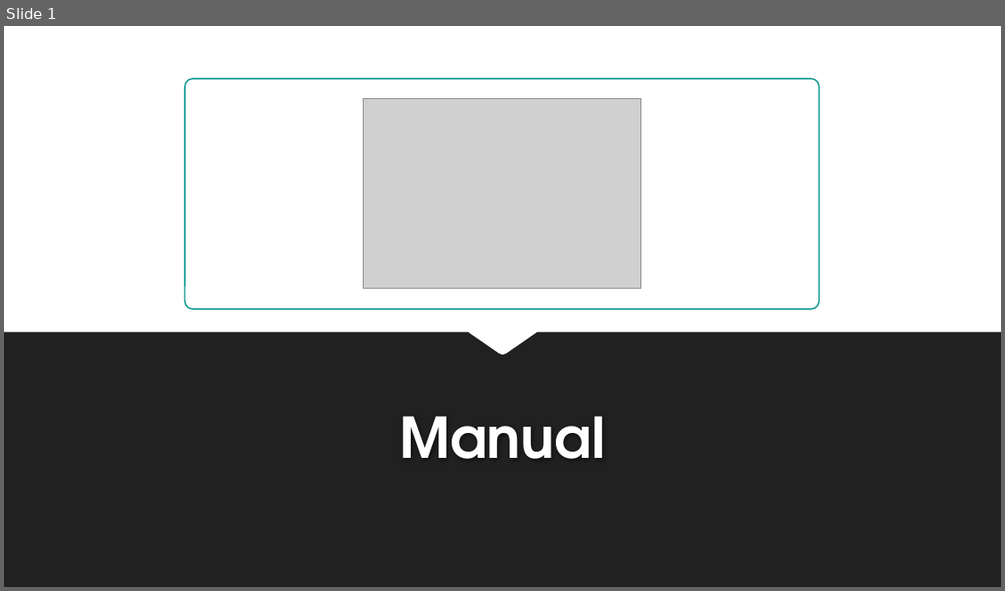
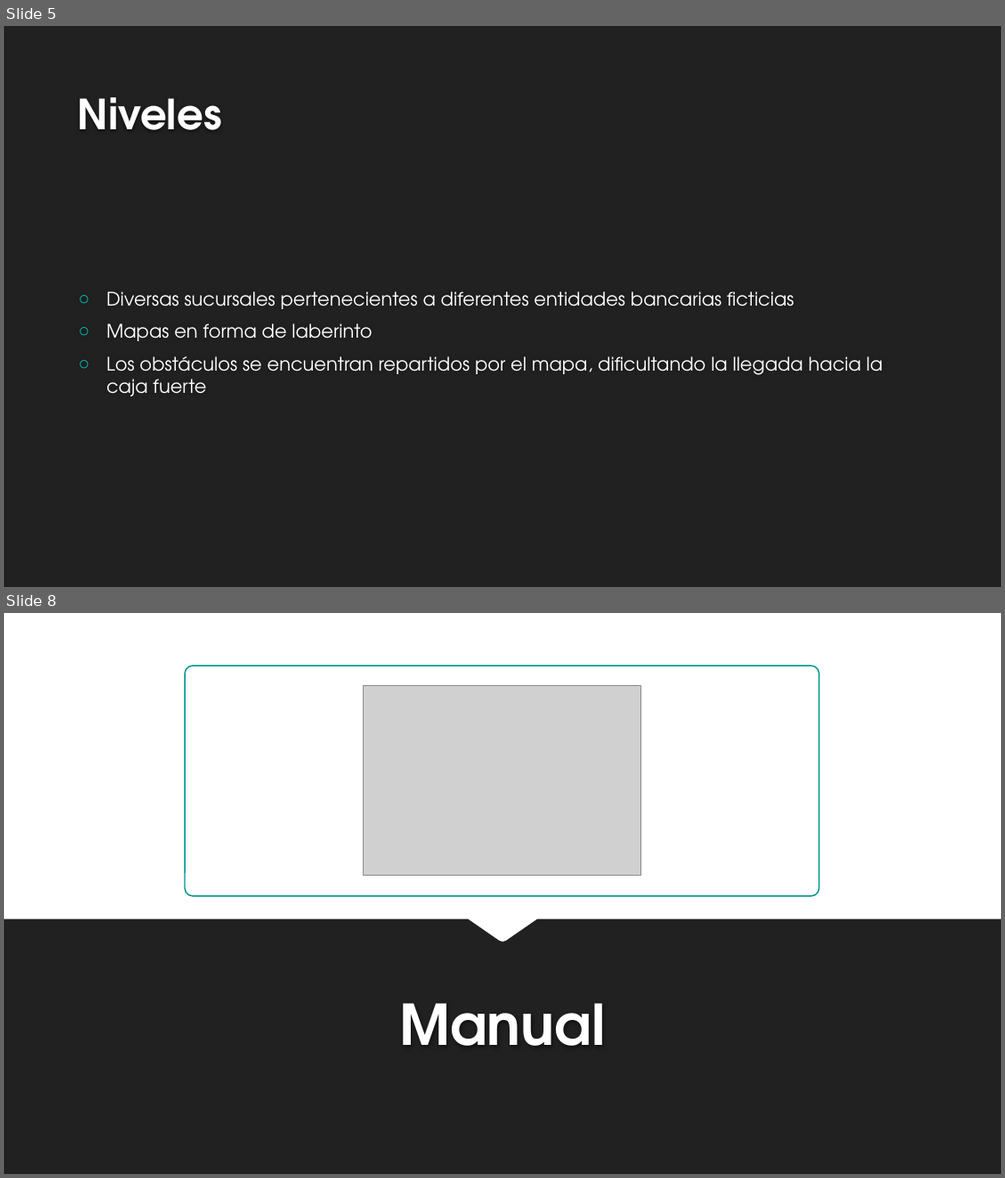
Before and after one commit to SickMyDuckInc/SickMyDuckInc.github.io, a slide deck: docs_balaclava/Presentacion.pptx. Shown one above the other, each under a label of ours: slide 1 before the commit, slides 5 and 8 after it; the slides between them are not shown. The pictures are 1005x591 and 1005x1178 pixels, drawn with LibreOffice and Linux fonts; fonts in the diff are those of the drawing; grey boxes stand for pictures; background and template pictures are left out. Boxes give left, top, right and bottom in pixels: in the first picture for what was removed or moved away, otherwise in the second. Text is boxed around its words. In the diff, an @@ line names an element or a change of style, - is before the commit and + after.

```diff
--- a/docs_balaclava/Presentacion.pptx
+++ b/docs_balaclava/Presentacion.pptx
@@ slide 5 added at bbox=[4, 26, 1001, 587], background #212121 @@
@@ title added at bbox=[78, 97, 222, 130], 40 pt, text #FEFEFE, bold @@
+Niveles
@@ text added at bbox=[106, 291, 883, 396], 18 pt, text #FFFFFF @@
+○ Diversas sucursales pertenecientes a diferentes entidades bancarias ficticias
+○ Mapas en forma de laberinto
+○ Los obstáculos se encuentran repartidos por el mapa, dificultando la llegada hacia la caja fuerte
@@ what was slide 1 is now slide 8 @@
```
Also in this commit, not shown: 6 other slides added, 1 other file.
